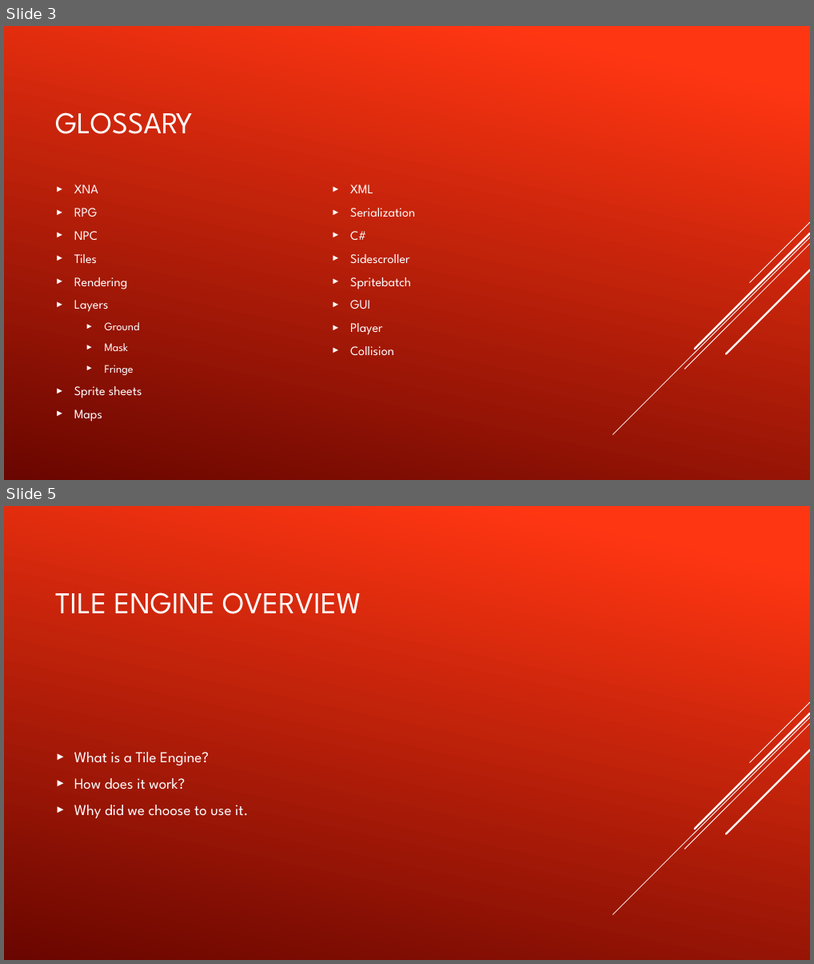
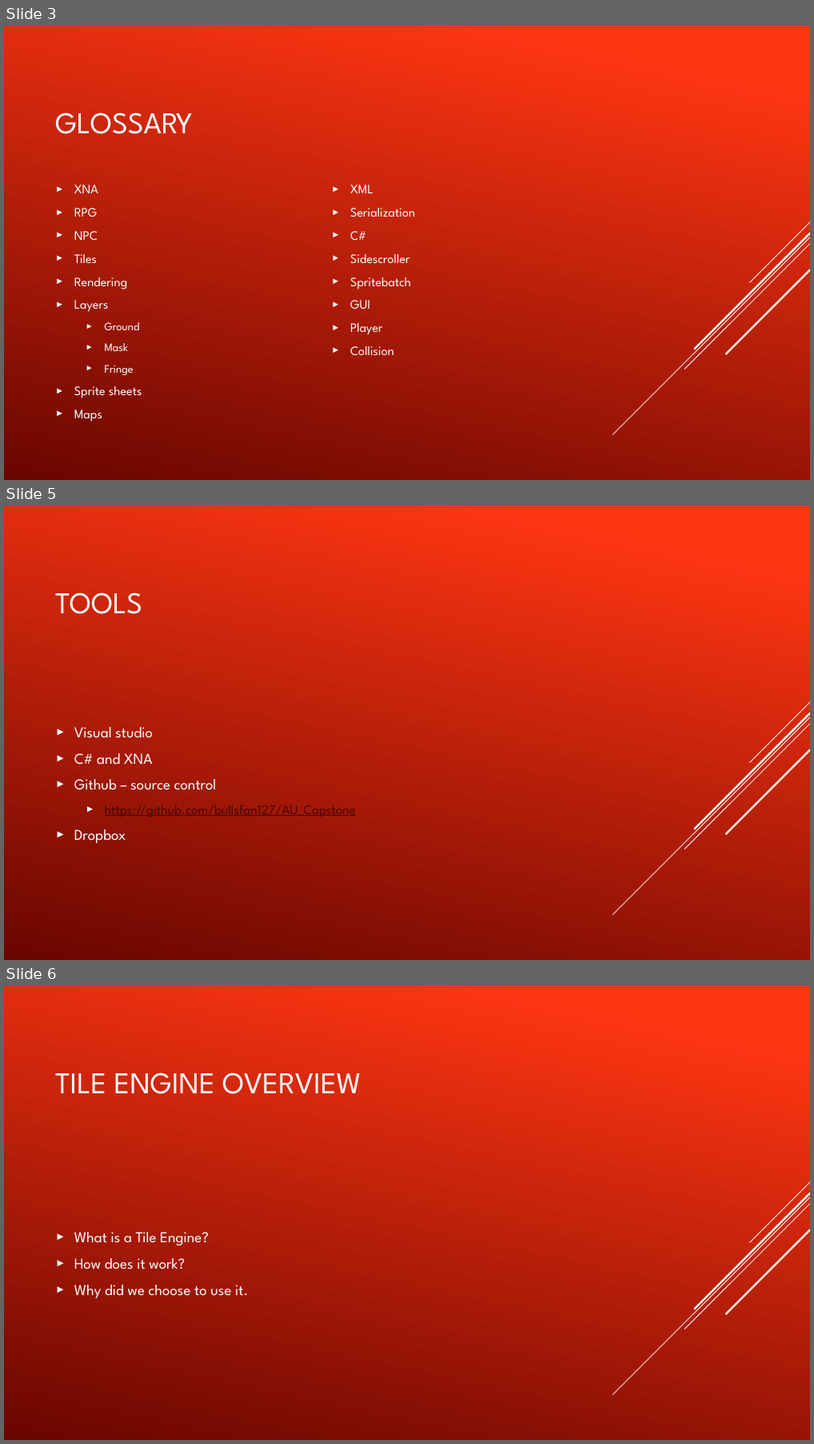
Before and after one commit to bullsfan127/AU_Capstone, a slide deck: CapstoneProject/Fat Joe’s nightmare.pptx. Shown one above the other, each under a label of ours: slides 3 and 5 before the commit, slides 3, 5 and 6 after it; the slides between them are not shown. The pictures are 814x964 and 814x1444 pixels, drawn with LibreOffice and Linux fonts; fonts in the diff are those of the drawing. Boxes give left, top, right and bottom in pixels: in the first picture for what was removed or moved away, otherwise in the second. Text is boxed around its words. In the diff, an @@ line names an element or a change of style, - is before the commit and + after.

```diff
--- a/CapstoneProject/Fat Joe’s nightmare.pptx
+++ b/CapstoneProject/Fat Joe’s nightmare.pptx
@@ slide 5 added at [4, 506, 810, 960], background gradient #FF3712 to #6A0600; not listed: 5 template elements that a slide beside it also shows @@
@@ title added at [55, 592, 142, 614], 36 pt, text #FFFFFF @@
+TOOLS
@@ text added at [74, 727, 356, 843], 18 pt, text #FFFFFF @@
+► Visual studio
+► C# and XNA
+► Github – source control
+  ► https://github.com/bullsfan127/AU_Capstone
+► Dropbox
@@ what was slide 5 is now slide 6 @@
```
Also in this commit, not shown: 2 slides changed, 3 other slides added.
